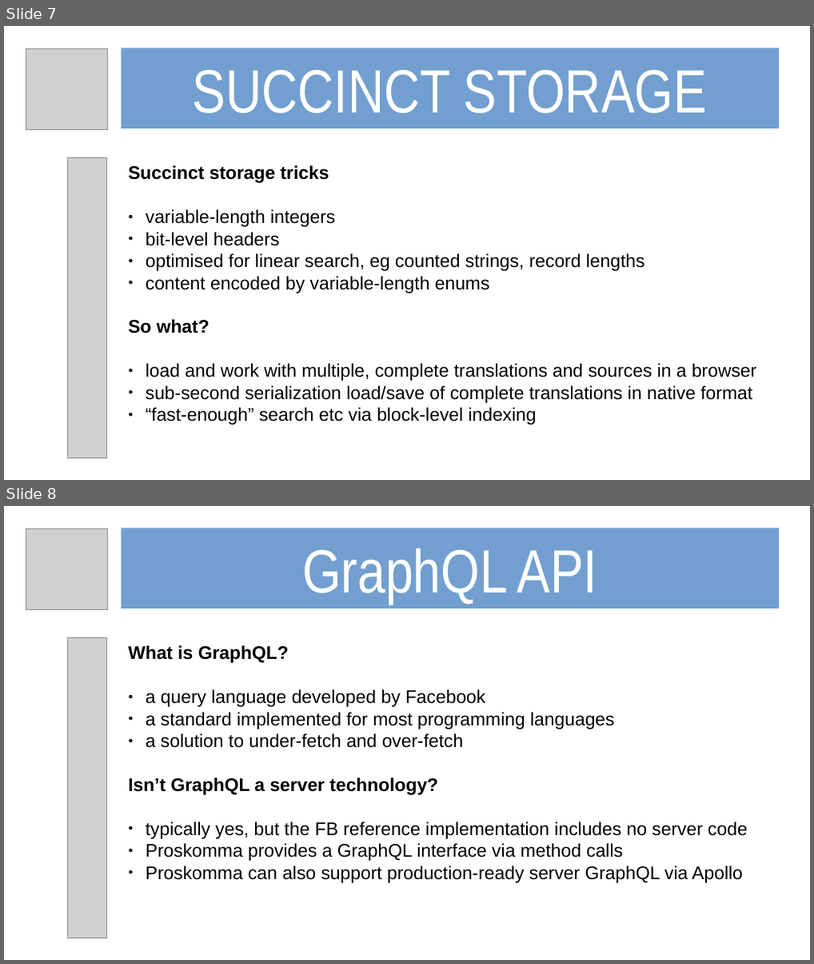
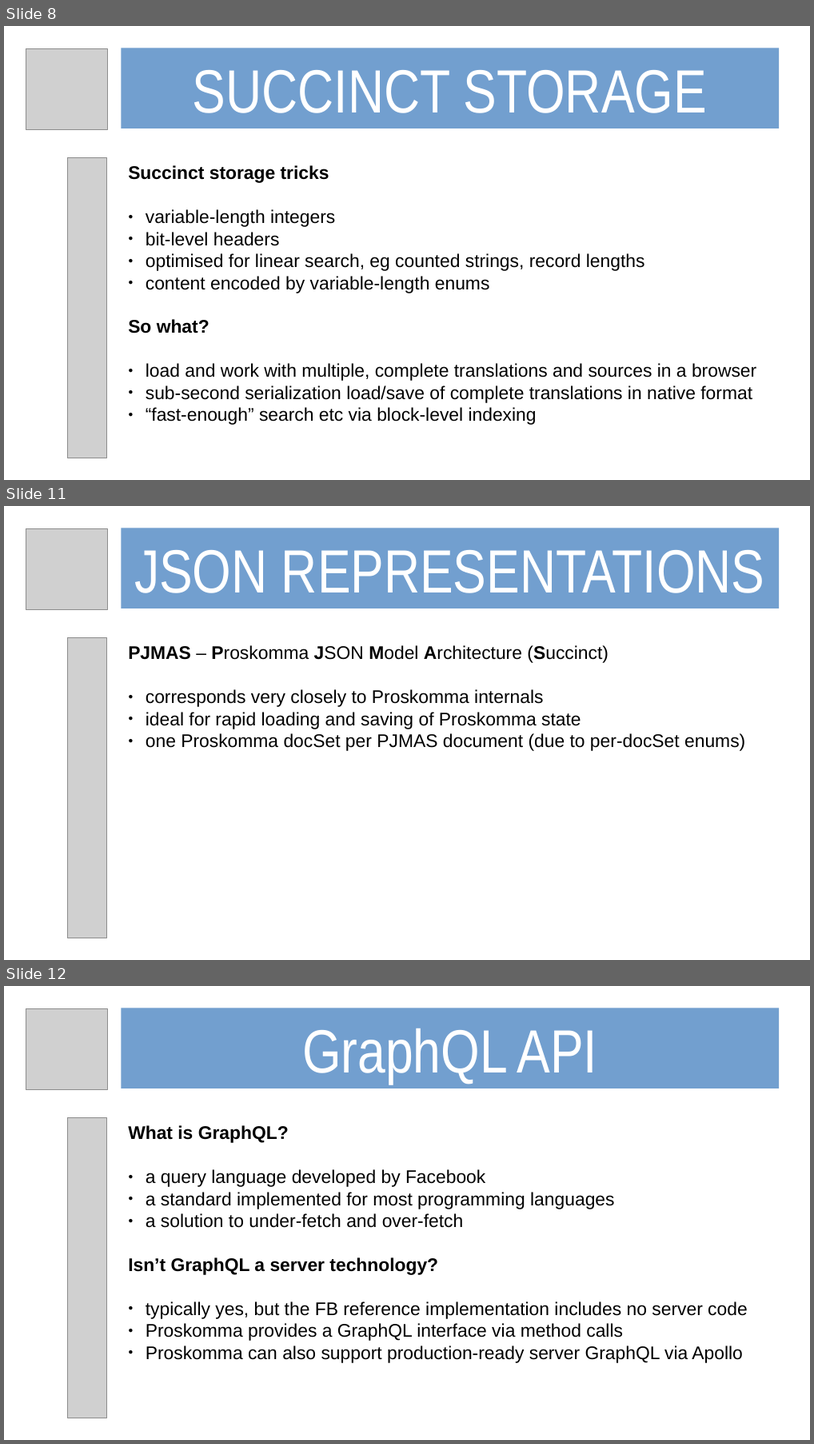
Before and after one commit to mvahowe/proskomma-js, a slide deck: docs/proskomma_101_slideshow.odp. Shown one above the other, each under a label of ours: slides 7 and 8 before the commit, slides 8, 11 and 12 after it; the slides between them are not shown. The pictures are 814x964 and 814x1444 pixels, drawn with LibreOffice and Linux fonts; fonts in the diff are those of the drawing; grey boxes stand for pictures. Boxes give left, top, right and bottom in pixels: in the first picture for what was removed or moved away, otherwise in the second. Text is boxed around its words. In the diff, an @@ line names an element or a change of style, - is before the commit and + after.

```diff
--- a/docs/proskomma_101_slideshow.odp
+++ b/docs/proskomma_101_slideshow.odp
@@ slide 11 added at [4,506,810,960], background #FFFFFF @@
@@ picture added at [26,528,108,610] @@
@@ rectangle added at [121,528,780,608], fill #729FCF, 60 pt, text #FFFFFF @@
+JSON REPRESENTATIONS
@@ picture added at [68,638,106,938] @@
@@ text added at [128,645,746,751], 18 pt, text #000000 @@
+PJMAS – Proskomma JSON Model Architecture (Succinct)
+● corresponds very closely to Proskomma internals
+● ideal for rapid loading and saving of Proskomma state
+● one Proskomma docSet per PJMAS document (due to per-docSet enums)
@@ what was slide 7 is now slide 8 @@
@@ what was slide 8 is now slide 12 @@
```
Also in this commit, not shown: 3 slides changed, 6 other slides added, 1 other file.
